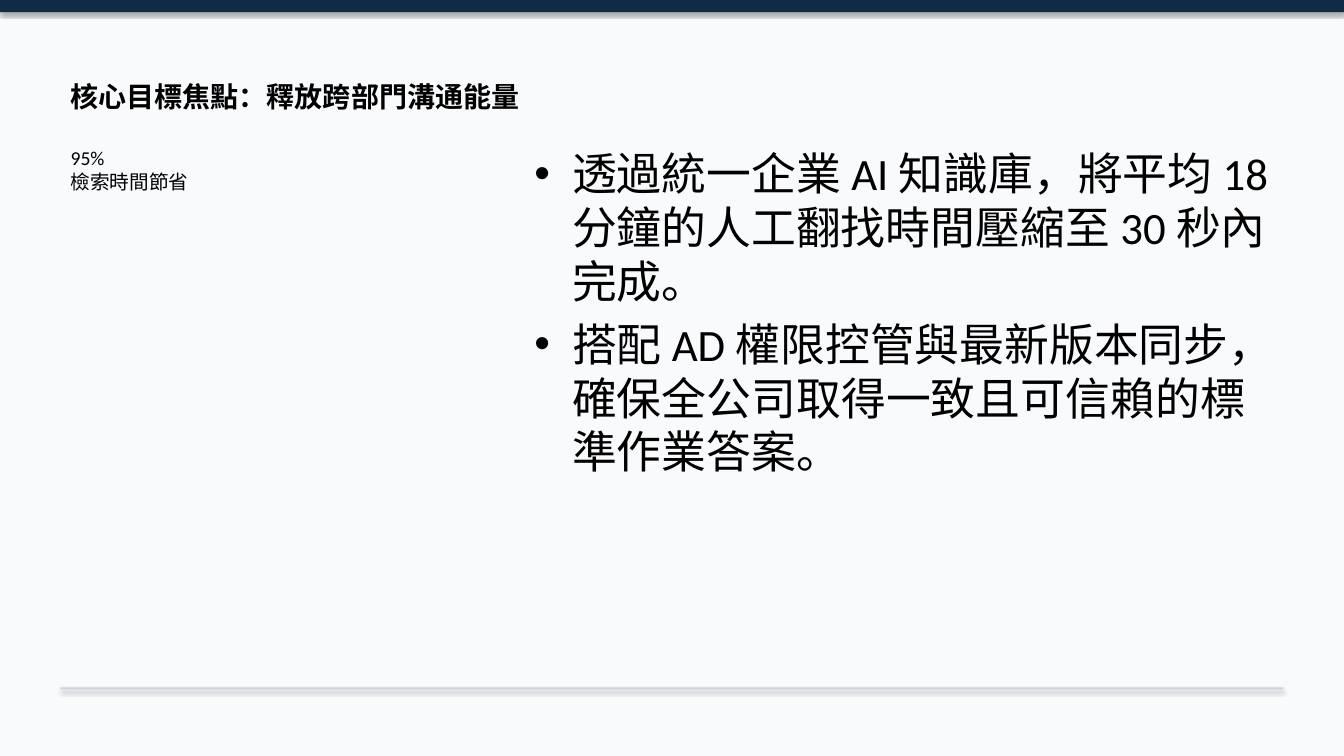
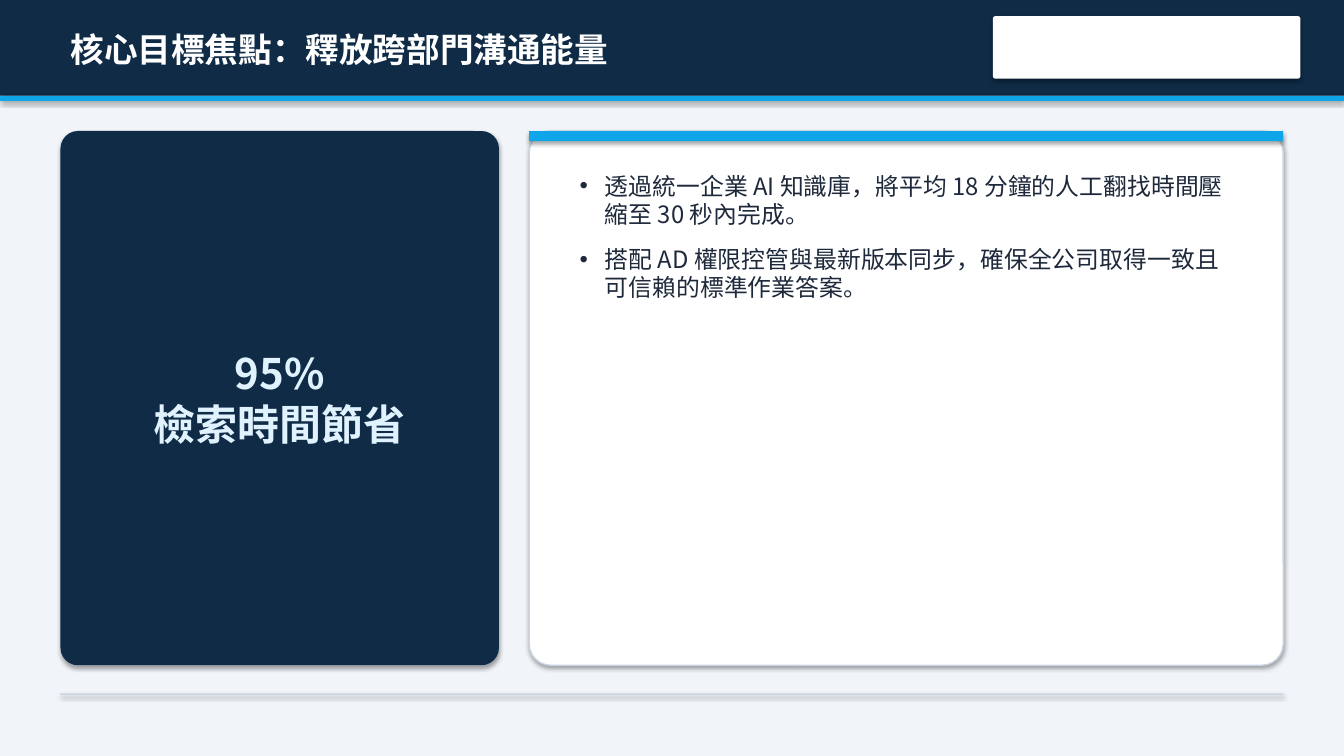
Before and after one commit to roberthsu2003/workflow-productivity, a slide deck: slide 7 of 常見的AI應用/office辦公室應用進階的對齊/pptx/母片大綱動態生成/簡報_母片動態生成示範.pptx. Drawn at 1344x756 pixels with LibreOffice and Linux fonts; fonts in the diff are those of the drawing; background and template pictures are left out. Boxes give left, top, right and bottom in pixels: in the first picture for what was removed or moved away, otherwise in the second. Text is boxed around its words. In the diff, an @@ line names an element or a change of style, - is before the commit and + after.

```diff
--- a/常見的AI應用/office辦公室應用進階的對齊/pptx/母片大綱動態生成/簡報_母片動態生成示範.pptx
+++ b/常見的AI應用/office辦公室應用進階的對齊/pptx/母片大綱動態生成/簡報_母片動態生成示範.pptx
@@ background #F8FAFC to #F1F5F9 @@
@@ rectangle: place and size @@
-rectangle at [0, 0, 1344, 12]
+rectangle at [0, 0, 1344, 96]
@@ title "核心目標焦點：釋放跨部門溝通能量": place and size @@
-title "核心目標焦點：釋放跨部門溝通能量" at [71, 83, 520, 110]
+title "核心目標焦點：釋放跨部門溝通能量" at [71, 33, 609, 65]
@@ title "核心目標焦點：釋放跨部門溝通能量" at [71, 33, 609, 65]: size 20 to 24 pt, font Calibri to Noto Sans CJK TC, text colour #000000 to #FFFFFF; more space between paragraphs; vertical alignment bottom to middle @@
@@ rounded rectangle added at [993, 16, 1301, 79], fill #FFFFFF @@
@@ rectangle added at [0, 96, 1344, 101], fill #0EA5E9 @@
@@ rounded rectangle added at [60, 131, 499, 665], fill #0F2B46 @@
@@ rounded rectangle added at [529, 131, 1284, 665], fill #FFFFFF, outline #CBD5E1 1 pt @@
@@ rectangle added at [529, 131, 1284, 141], fill #0EA5E9 @@
@@ text "透過統一企業 AI 知識庫，將平均 18 分鐘的人工翻找時間壓縮至 ...": place and size @@
-text "透過統一企業 AI 知識庫，將平均 18 分鐘的人工翻找時間壓縮至 ..." at [572, 152, 1274, 472]
+text "透過統一企業 AI 知識庫，將平均 18 分鐘的人工翻找時間壓縮至 ..." at [605, 175, 1223, 298]
@@ text "透過統一企業 AI 知識庫，將平均 18 分鐘的人工翻找時間壓縮至 ..." at [605, 175, 1223, 298]: size 32 to 17 pt, font Calibri to Noto Sans CJK TC, text colour #000000 to #1E293B; indent changed; more space between paragraphs @@
@@ text "95% 檢索時間節省": place and size @@
-text "95% 檢索時間節省" at [71, 151, 189, 191]
+text "95% 檢索時間節省" at [154, 357, 406, 444]
@@ text "95% 檢索時間節省" at [154, 357, 406, 444]: size 14 to 30 pt, font Calibri to Noto Sans CJK TC, text colour #000000 to #E0F2FE, bold on; alignment left to centre; more space between paragraphs; vertical alignment top to middle @@
@@ rectangle: place and size @@
-rectangle at [60, 688, 1284, 690]
+rectangle at [60, 694, 1284, 695]
```
Also in this commit, not shown: 7 other slides changed, 1 other file.
